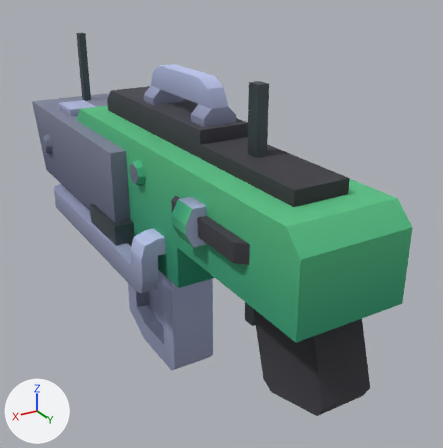
Renders of the glTF model Game/Assets/_SwapHunter/Resources/VisualV2/Weapons/weapon_11.glb from each side of a commit.
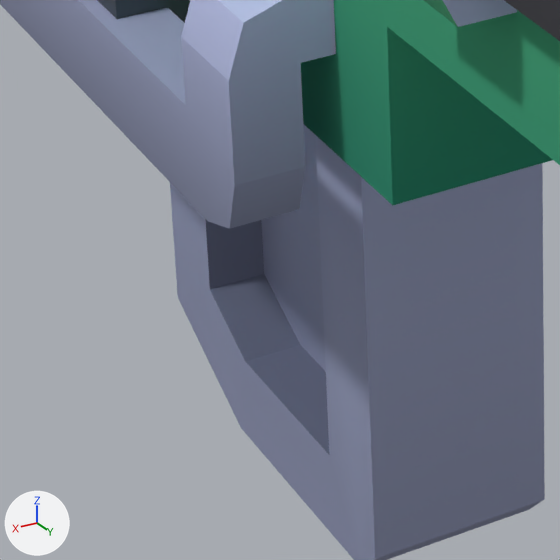
The first picture shows the older version from a 50 mm camera at (0.374, 0.601, 0.416) aimed at (-0.062, -0.126, 0.053). The close-ups show the older and then the newer version on the part from 20% to 49% of the width and 54% to 82% of the height of that picture. Only the edits that show in the close-ups are written down. The axes (+X, +Y, +Z) are drawn at lower left. The lights are the same throughout.

The first close-up shows 'CC0_weapon_11_geometry', 'magazine.001_geometry', 'receiver_geometry'.
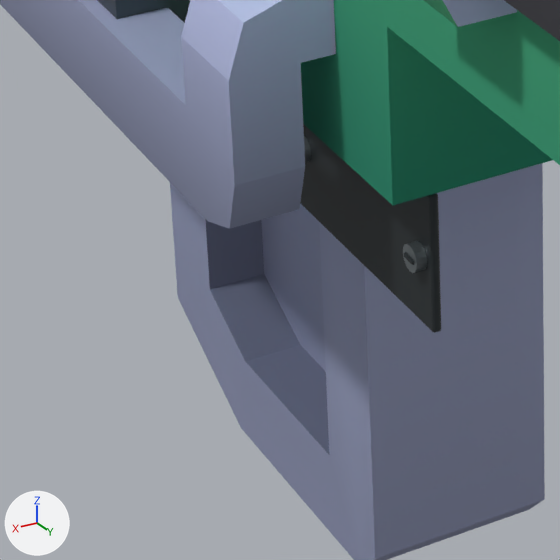
Changed parts and their boxes (x1, y1, x2, y2) in the close-ups (560 x 560 px):
'Recessed receiver plate', added
    after: (300, 124, 441, 333)
'Captive slotted receiver screw', added
    after: (403, 241, 427, 273)
'Captive slotted receiver screw.001', added (mostly hidden)
    after: (304, 136, 311, 163)
'Screwdriver slot', added
    after: (404, 252, 414, 265)

Diff of the bpy script that builds the scene:
```diff
--- a/Game/Assets/_SwapHunter/Resources/VisualV2/Weapons/weapon_11.glb.py
+++ b/Game/Assets/_SwapHunter/Resources/VisualV2/Weapons/weapon_11.glb.py
@@ mat_october_inset_receiver_machining @@
+mat_october_inset_receiver_machining = principled_material('October inset receiver machining')
+mat_october_inset_receiver_machining.base_color = (0.035, 0.044, 0.048)  # dark grey #353b3e
+mat_october_inset_receiver_machining.metallic = 0.45
+mat_october_inset_receiver_machining.roughness = 0.49
@@ mat_october_satin_fasteners @@
+mat_october_satin_fasteners = principled_material('October satin fasteners')
+mat_october_satin_fasteners.base_color = (0.26, 0.3, 0.32)  # grey #8b9599
+mat_october_satin_fasteners.metallic = 0.82
+mat_october_satin_fasteners.roughness = 0.29
@@ me_cube_002 @@
+me_cube_002.from_pydata(...)  # 96 vertices, 188 faces; spans x -0.0005..0.0005, y -0.003..0.003, z -0.0008..0.0008
+me_cube_002.materials.append(mat_october_inset_receiver_machining)  # dark grey #353b3e
@@ me_cube_001 @@
+me_cube_001.from_pydata(...)  # 96 vertices, 188 faces; spans x -0.0015..0.0015, y -0.0475..0.0475, z -0.0235..0.0235
+me_cube_001.materials.append(mat_october_inset_receiver_machining)  # dark grey #353b3e
@@ me_cylinder_001 @@
+me_cylinder_001.from_pydata(...)  # a 16-sided cylinder along z spanning x -0.0045..0.0045, y -0.0045..0.0045, z -0.002..0.002
+me_cylinder_001.materials.append(mat_october_satin_fasteners)  # grey #8b9599
@@ ob_screwdriver_slot @@
+ob_screwdriver_slot = bpy.data.objects.new('Screwdriver slot', me_cube_002)
+ob_screwdriver_slot.parent = ob_cc0_weapon_11
+ob_screwdriver_slot.location = (-0.0582, -0.025, 0.008)
@@ ob_recessed_receiver_plate @@
+ob_recessed_receiver_plate = bpy.data.objects.new('Recessed receiver plate', me_cube_001)
+ob_recessed_receiver_plate.parent = ob_cc0_weapon_11
+ob_recessed_receiver_plate.location = (-0.053, -0.065, 0.008)
@@ ob_captive_slotted_receiver_screw_001 @@
+ob_captive_slotted_receiver_screw_001 = bpy.data.objects.new('Captive slotted receiver screw.001', me_cylinder_001)
+ob_captive_slotted_receiver_screw_001.parent = ob_cc0_weapon_11
+ob_captive_slotted_receiver_screw_001.location = (-0.056, -0.104, 0.008)
+ob_captive_slotted_receiver_screw_001.rotation_euler = (0.0, 1.571, 0.0)  # degrees (0, 90, 0)
@@ ob_captive_slotted_receiver_screw @@
+ob_captive_slotted_receiver_screw = bpy.data.objects.new('Captive slotted receiver screw', me_cylinder_001.copy())
+ob_captive_slotted_receiver_screw.parent = ob_cc0_weapon_11
+ob_captive_slotted_receiver_screw.location = (-0.056, -0.025, 0.008)
+ob_captive_slotted_receiver_screw.rotation_euler = (0.0, 1.571, 0.0)  # degrees (0, 90, 0)
```
